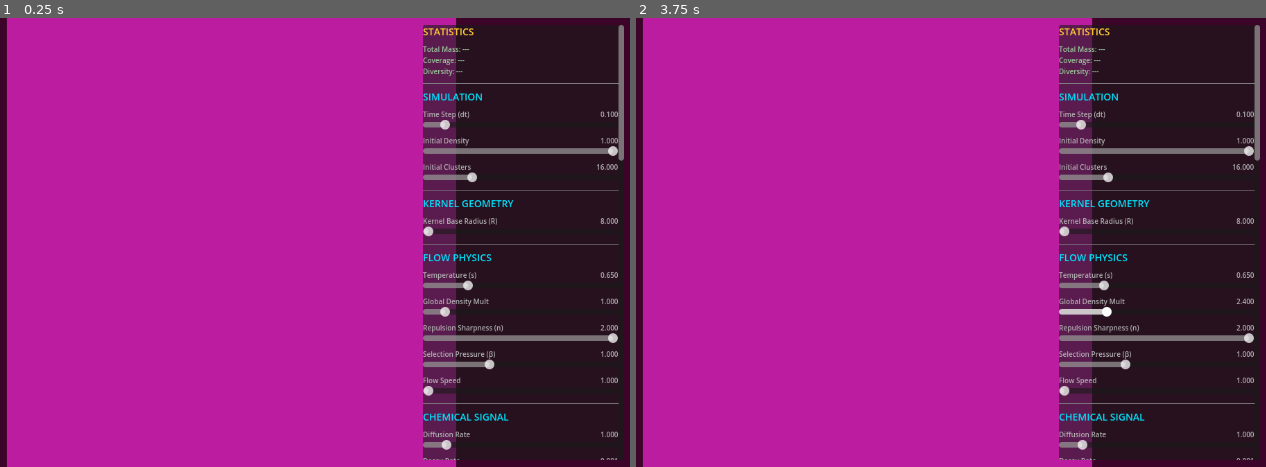
Above: before the commit, frames 1-2 (left to right).
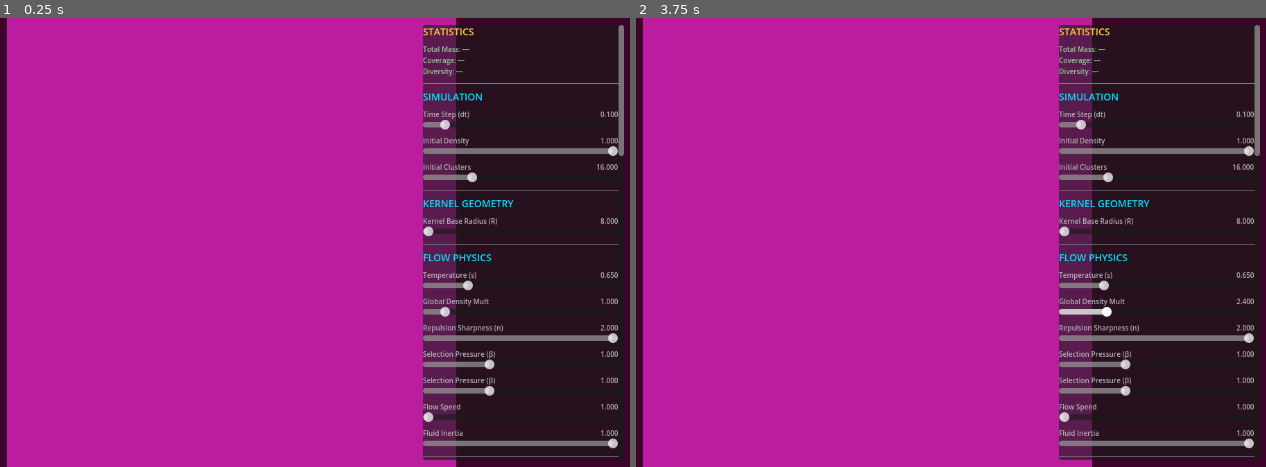
Above: after the commit, the same moments.

Repository: pvtrcorps/L_0001
Game: Godot game, scene res://simulation/Main.tscn
Same seed, same stepped clock (60 frames per second), same inputs: the game is played once before the commit and once after it.
Inputs (mouse positions are in pixels of both pictures, inside the frame that each line leads up to):
- Up to frame 1 (0.25 s): no input
- Up to frame 2 (3.75 s): tap Enter at 0.5, 2, 3.5 s; move the mouse to (1045, 220) at 0.52 s; click (1045, 220) at 0.67 s; tap Space at 1.25, 2.75 s; drag from (705, 264) to (825, 332) at 1.27 s; move the mouse to (944, 143) at 2.02 s; click (944, 143) at 2.17 s; drag from (825, 332) to (outside the picture) at 2.77 s; move the mouse to (1108, 309) at 3.52 s; click (1108, 309) at 3.67 s

The runs differ from the first frame. In frame 1, 1.1% of the frame differs, in the area x 67-100%, y 30-99%; in frame 2, 1.1%.
Error before the commit: Cannot call method 'compute_list_begin' on a null value. (res://simulation/LeniaSimulation.gd:420)
Error after the commit: Cannot call method 'compute_list_begin' on a null value. (res://simulation/LeniaSimulation.gd:421)

Commit message:
minor fixes

Diff:
--- a/simulation/LeniaParameters.gd
+++ b/simulation/LeniaParameters.gd
@@ -23,6 +23,7 @@
 @export var alpha_n: float = 3.0        # Repulsion Sharpness
 @export var flow_speed: float = 5.0     # Multiplier for advection force
 @export var beta_selection: float = 1.0 # Selection pressure
+@export var fluid_momentum: float = 1.0 # Momentum/Inertia (0.0 = Aristotelian, 1.0 = Newtonian)
 
 @export_group("Signal Layer")
 @export var signal_diff: float = 2.0    # Diffusion Rate
--- a/simulation/LeniaSimulation.gd
+++ b/simulation/LeniaSimulation.gd
@@ -33,6 +33,7 @@
 	"signal_decay": 0.001,   # Decay Rate
 	"signal_advect": 1.0,  # Signal advection weight [0-1] (how much signals follow mass flow)
 	"flow_speed": 1.0,     # Multiplier for advection force (decopuled from dt)
+	"fluid_momentum": 1.0, # Momentum/Inertia (0.0 = Aristotelian, 1.0 = Newtonian)
 
 	"beta_selection": 1.0, # Selection pressure for negotiation rule
 
@@ -270,7 +271,7 @@
 		params["signal_advect"], params["beta_selection"], params["signal_diff"], params["signal_decay"],
 
 		# Chunk 3 (48-64 bytes): Flow + Init Props
-		params["flow_speed"], params["init_clusters"], params["init_density"], 0.0,
+		params["flow_speed"], params["init_clusters"], params["init_density"], params["fluid_momentum"],
 
 		# 2. Gene Ranges (16 Genes * 2 values = 32 floats)
 		# Block A: Physiology (4 Genes)
--- a/simulation/Main.gd
+++ b/simulation/Main.gd
@@ -26,7 +26,9 @@
 		["theta_A", "Global Density Mult", 0.1, 10.0, 0.1],
 		["alpha_n", "Repulsion Sharpness (n)", 0.0, 2.0, 0.1],
 		["beta_selection", "Selection Pressure (β)", 0.0, 3.0, 0.1],
-		["flow_speed", "Flow Speed", 1.0, 10.0, 0.5]
+		["beta_selection", "Selection Pressure (β)", 0.0, 3.0, 0.1],
+		["flow_speed", "Flow Speed", 1.0, 10.0, 0.5],
+		["fluid_momentum", "Fluid Inertia", 0.0, 1.0, 0.05]
 	],
 	"Chemical Signal": [
 		["signal_diff", "Diffusion Rate", 0.0, 10.0, 0.1],
@@ -124,6 +126,7 @@
 		"theta_A": "Critical Mass (Alpha). The density threshold where repulsion forces begin to dominate.",
 		"alpha_n": "Repulsion Sharpness. Controls how abruptly the repulsion force kicks in.",
 		"flow_speed": "Advection Strength Multiplier. Increases flow force without changing time step (dt).",
+		"fluid_momentum": "Fluid Momentum/Inertia. 1.0 = Fluid Motion, 0.0 = Direct Movement (Easier to see forces).",
 		"signal_diff": "Diffusion Rate. How fast the chemical signal spreads to neighboring cells.",
 		"signal_decay": "Decay Rate. How fast the chemical signal dissipates over time.",
 		"signal_advect": "Advection Weight. How much the chemical signal is dragged by the mass flow.",
Not shown, changed: simulation/shaders/compute_convolution.glsl
Not shown, changed: simulation/shaders/compute_flow_conservative.glsl
Not shown, changed: simulation/shaders/compute_init.glsl
